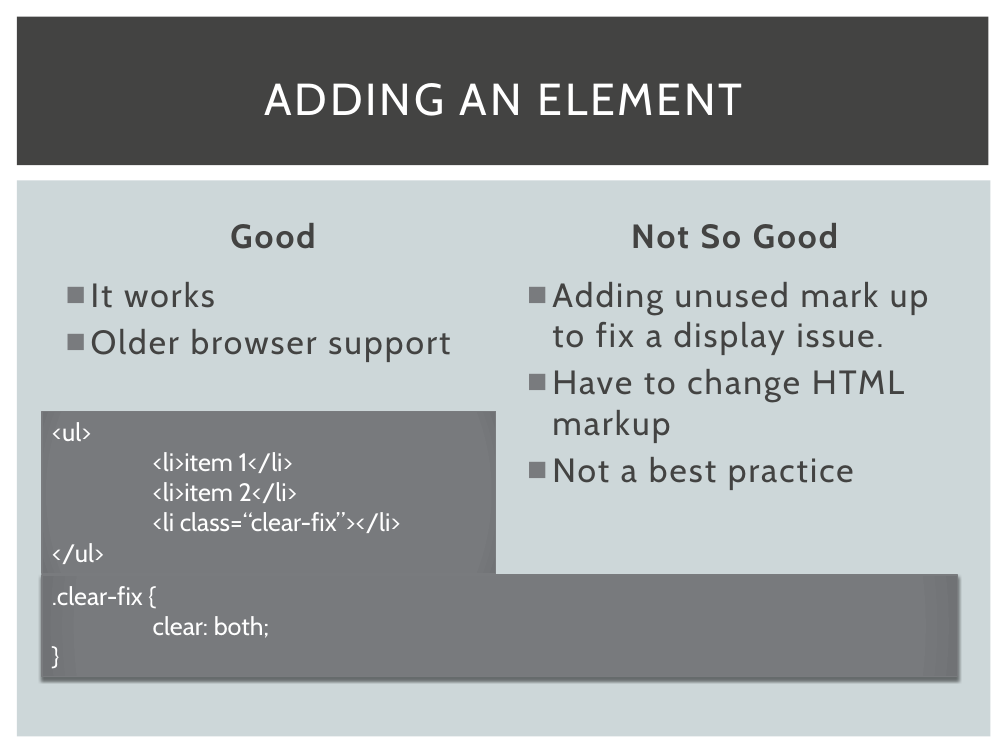
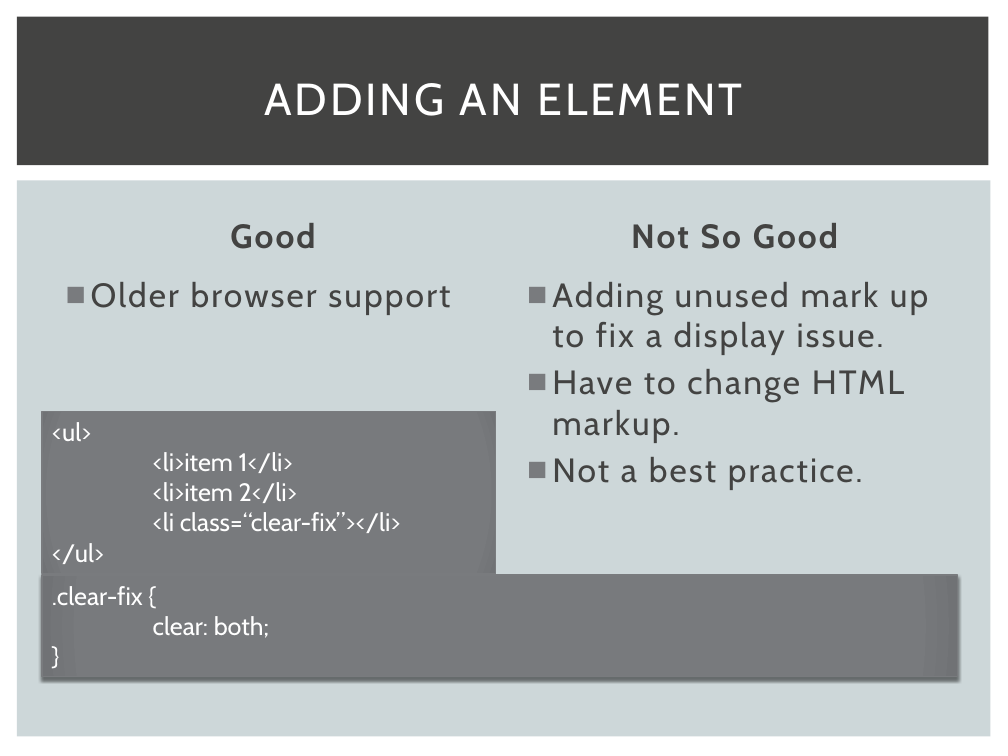
Before and after one commit to danhahn/app-talk, a slide deck: slide 14 of tech-talk.pptx. Drawn at 1008x756 pixels with LibreOffice and Linux fonts; fonts in the diff are those of the drawing. Boxes give left, top, right and bottom in pixels: in the first picture for what was removed or moved away, otherwise in the second. Text is boxed around its words. In the diff, an @@ line names an element or a change of style, - is before the commit and + after.

```diff
--- a/tech-talk.pptx
+++ b/tech-talk.pptx
@@ text at <box>91,282,215,308</box>: paragraph removed @@
-■ It works
@@ text at <box>552,369,904,490</box>: text changed @@
-■ Have to change HTML markup
-■ Not a best practice
+■ Have to change HTML markup.
+■ Not a best practice.
```
Also in this commit, not shown: 14 other slides changed.
